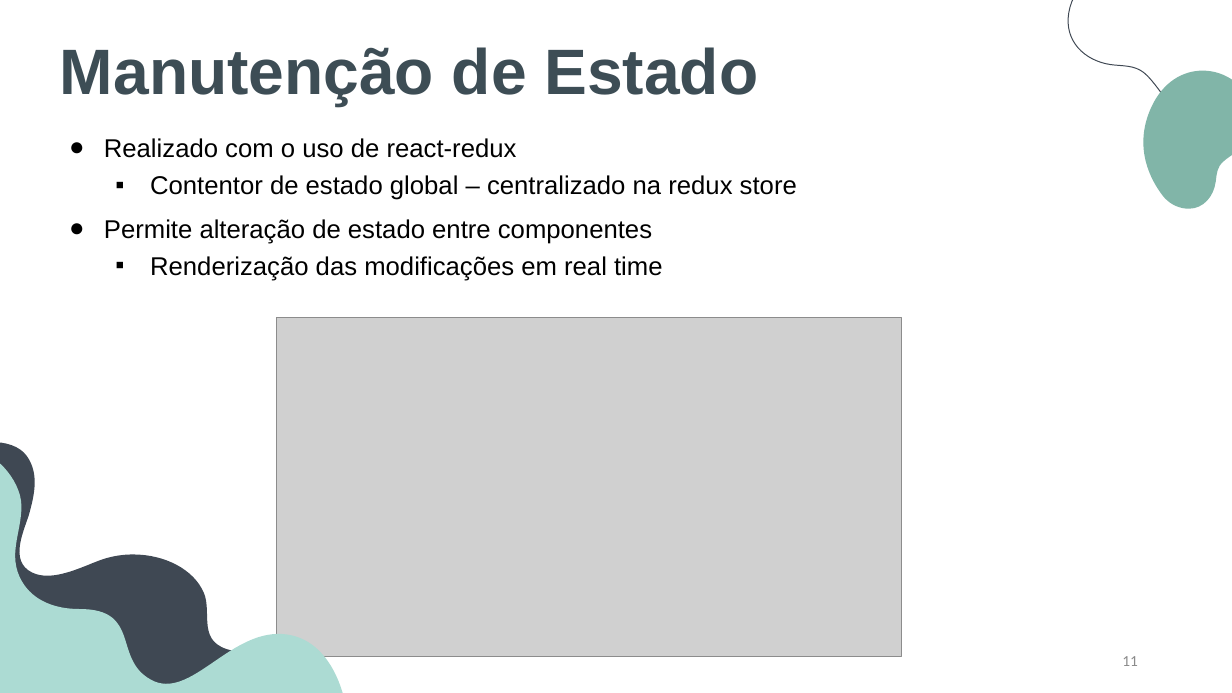
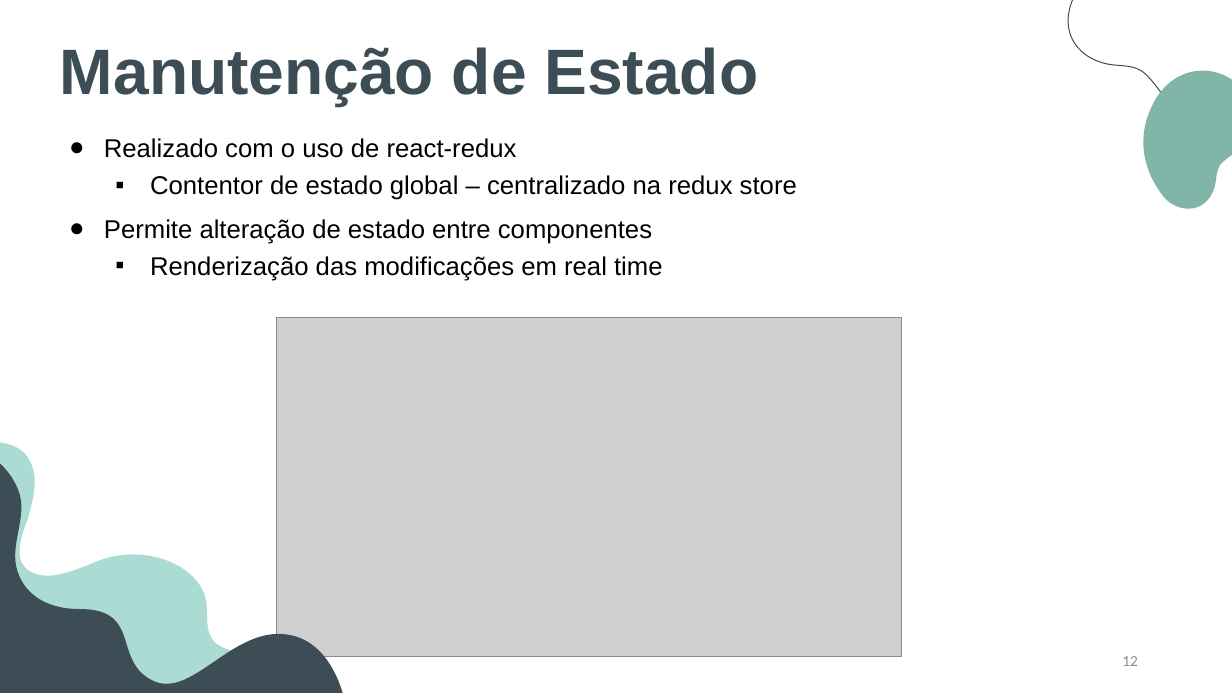
Before and after one commit to BernardoFMF/surf-management-app, a slide deck: slide 12 of docs/demonstration/demonstration.pptx (slide 11 before the commit). Drawn at 1232x693 pixels with LibreOffice and Linux fonts; fonts in the diff are those of the drawing; grey boxes stand for pictures. Boxes give left, top, right and bottom in pixels: in the first picture for what was removed or moved away, otherwise in the second. Text is boxed around its words. In the diff, an @@ line names an element or a change of style, - is before the commit and + after.

```diff
--- a/docs/demonstration/demonstration.pptx
+++ b/docs/demonstration/demonstration.pptx
@@ freeform shape at (0,346,358,693): fill #ACDBD3 to #3D4D55 @@
@@ freeform shape at (0,442,287,693): fill #3F4853 to #ACDBD3 @@
@@ page number at (1122,656,1138,666): text changed @@
-11
+12
```
Also in this commit, not shown: 5 other slides changed, 1 slide added, 1 other file.
